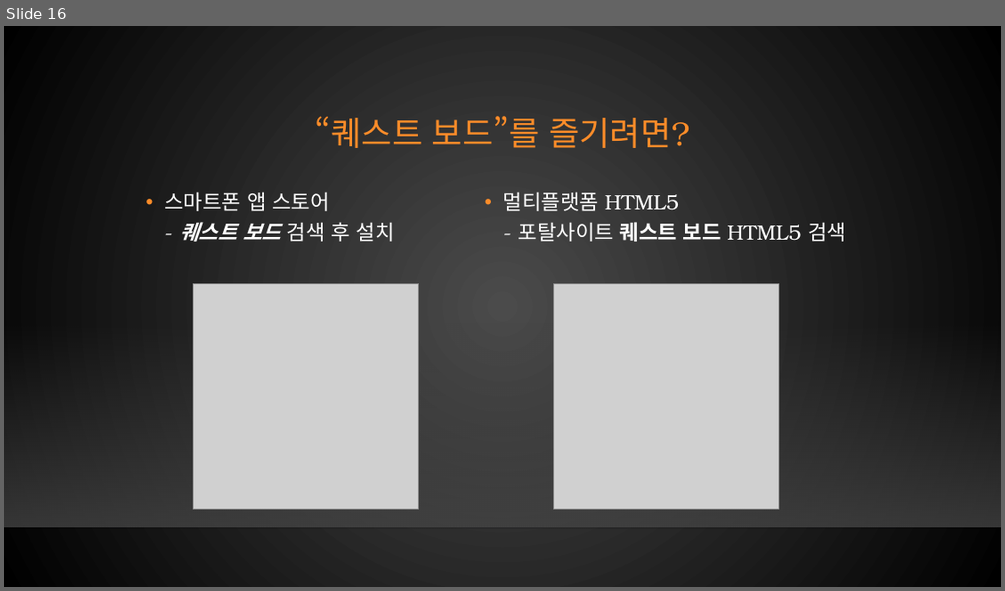
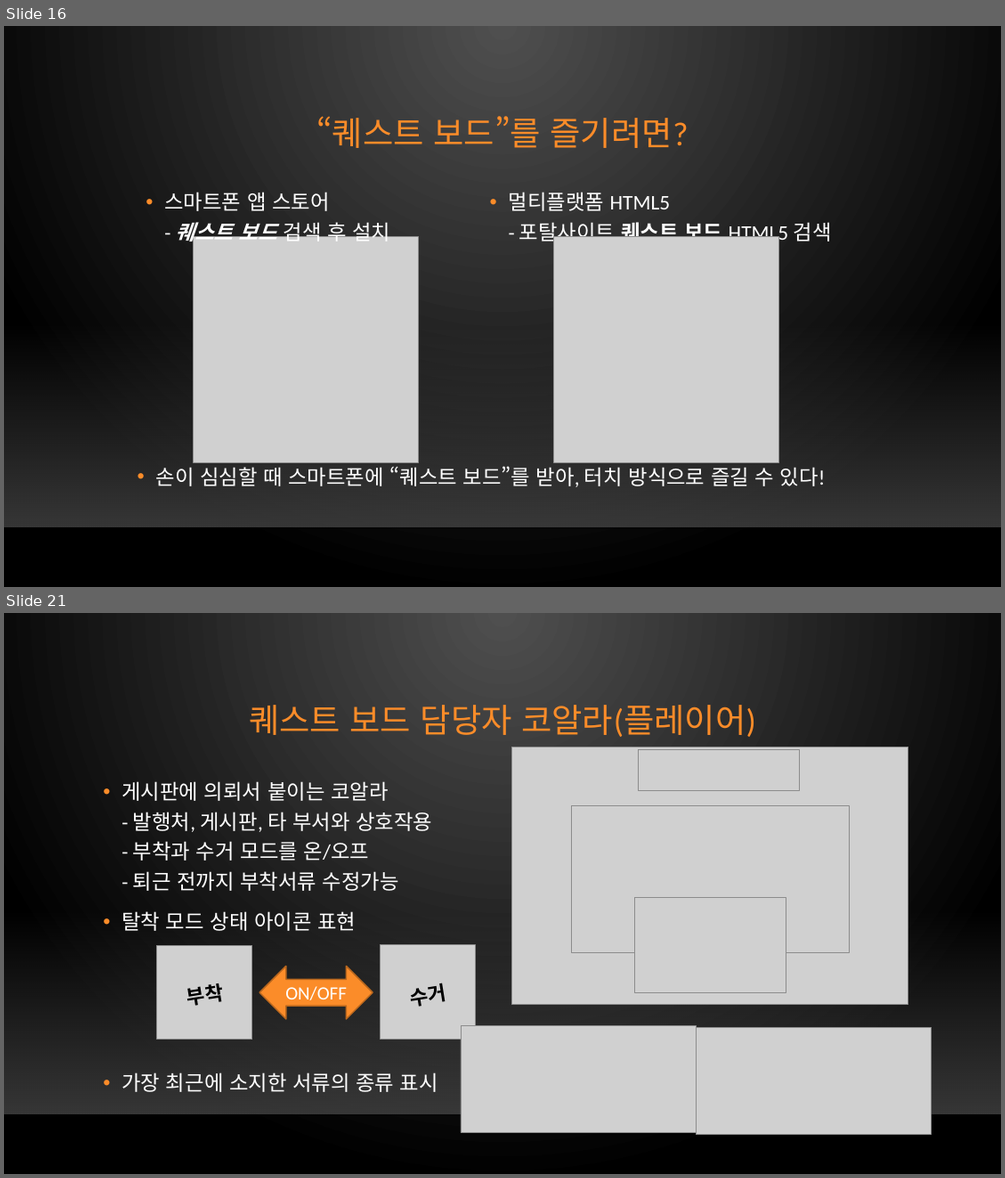
Before and after one commit to xqiwipx/first_project, a slide deck: Kims_project.pptx. Shown one above the other, each under a label of ours: slide 16 before the commit, slides 16 and 21 after it; the slides between them are not shown. The pictures are 1005x591 and 1005x1178 pixels, drawn with LibreOffice and Linux fonts; fonts in the diff are those of the drawing; grey boxes stand for pictures; background and template pictures are left out. Boxes give left, top, right and bottom in pixels: in the first picture for what was removed or moved away, otherwise in the second. Text is boxed around its words. In the diff, an @@ line names an element or a change of style, - is before the commit and + after.

```diff
--- a/Kims_project.pptx
+++ b/Kims_project.pptx
@@ slide 21 added at [4,613,1001,1174], background gradient #505050 to #000000; not listed: 2 template elements that a slide beside it also shows @@
@@ title added at [249,705,756,737], 32 pt, text #FB8C29 @@
+퀘스트 보드 담당자 코알라(플레이어)
@@ picture added at [512,747,908,1005] @@
@@ picture added at [638,750,800,791] @@
@@ text added at [121,781,438,1092], 20 pt, text #FFFFFF @@
+• 게시판에 의뢰서 붙이는 코알라
+  - 발행처, 게시판, 타 부서와 상호작용
+  - 부착과 수거 모드를 온/오프
+  - 퇴근 전까지 부착서류 수정가능
+• 탈착 모드 상태 아이콘 표현
+• 가장 최근에 소지한 서류의 종류 표시
@@ picture added at [572,805,850,952] @@
@@ picture added at [634,897,785,992] @@
@@ picture added at [157,946,253,1039] @@
@@ picture added at [380,945,476,1038] @@
@@ text added at [188,983,225,1005], 24 pt, text #000000, bold, small capitals @@
+부착
@@ left right arrow added at [259,966,372,1019], fill #FB8C29, outline #BA681E 1.25 pt, 18 pt, text #FFFFFF @@
+ON/OFF
@@ text added at [411,982,447,1006], 24 pt, text #000000, bold, small capitals @@
+수거
@@ picture added at [461,1025,696,1132] @@
@@ picture added at [696,1027,931,1135] @@
@@ slide 16 changed as well @@
@@ background gradient #4B4B4B to #000000 to gradient #505050 to #000000 @@
@@ font TeX Gyre Bonum to Calibri in 3 elements at [316,116,688,148], [164,192,390,245], [509,192,832,245] @@
@@ picture: place and size @@
-picture at [194,283,418,508]
+picture at [194,237,418,462]
@@ picture: place and size @@
-picture at [554,283,778,508]
+picture at [554,237,778,462]
@@ text added at [156,466,825,487], 20 pt, text #FFFFFF @@
+• 손이 심심할 때 스마트폰에 “퀘스트 보드”를 받아, 터치 방식으로 즐길 수 있다!
```
Also in this commit, not shown: 25 other slides changed, 3 other slides added, 3 slides removed.
